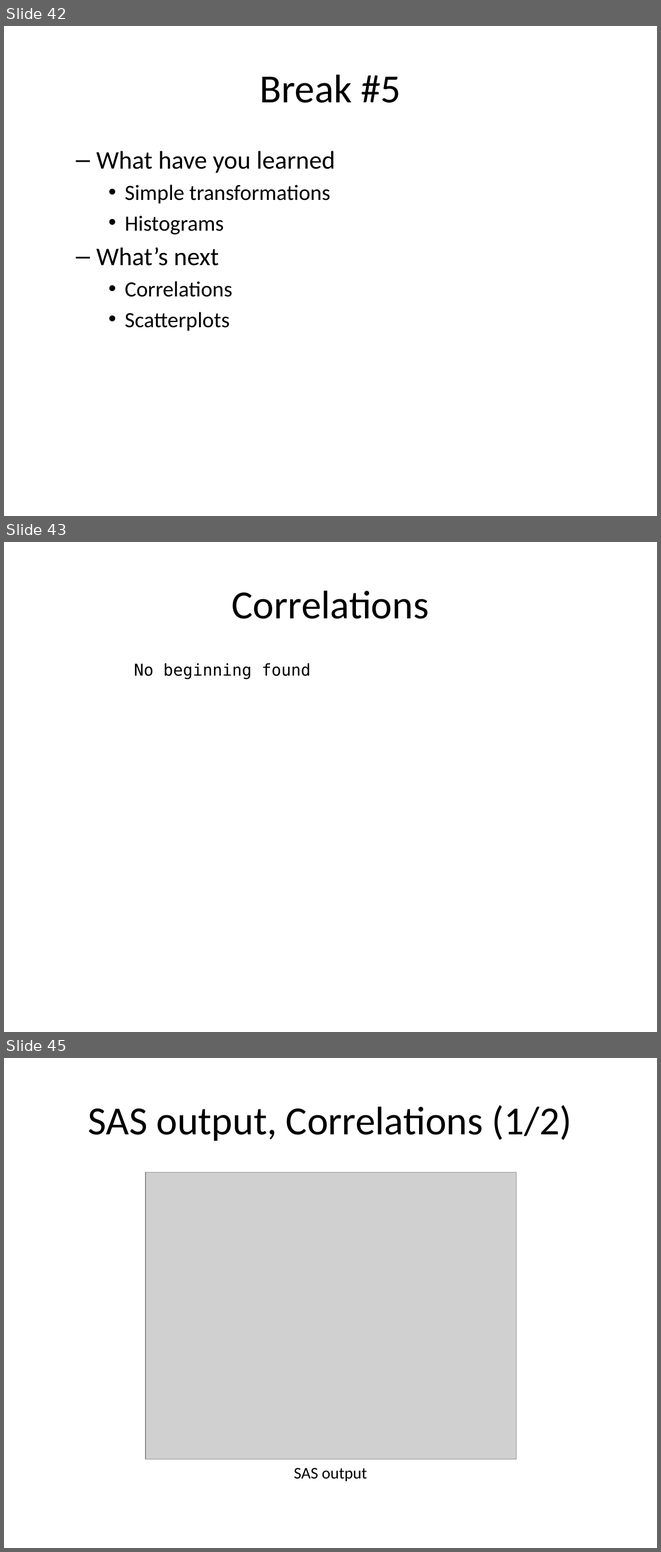
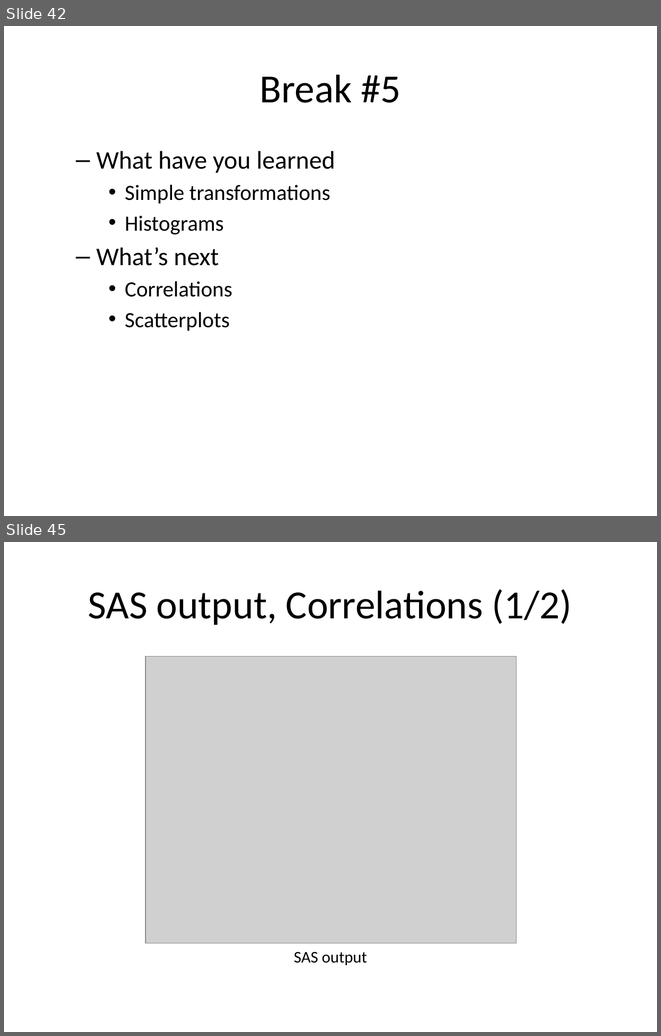
Before and after one commit to pmean/introduction-to-SAS, a slide deck: results/m02-slides-and-speaker-notes.pptx. Shown one above the other, each under a label of ours: slides 42, 43 and 45 before the commit, slides 42 and 45 after it; the slides between them are not shown. The pictures are 661x1552 and 661x1036 pixels, drawn with LibreOffice and Linux fonts; fonts in the diff are those of the drawing; grey boxes stand for pictures. Boxes give left, top, right and bottom in pixels: in the first picture for what was removed or moved away, otherwise in the second. Text is boxed around its words. In the diff, an @@ line names an element or a change of style, - is before the commit and + after.

```diff
--- a/results/m02-slides-and-speaker-notes.pptx
+++ b/results/m02-slides-and-speaker-notes.pptx
@@ slide 43 removed at (x1=4, y1=542, x2=657, y2=1032), background #FFFFFF @@
@@ title removed at (x1=232, y1=590, x2=429, y2=619) @@
-Correlations
@@ text removed at (x1=134, y1=663, x2=311, y2=679) @@
-No beginning found
```
Also in this commit, not shown: 14 slides changed, 1 slide added, 24 other files.
